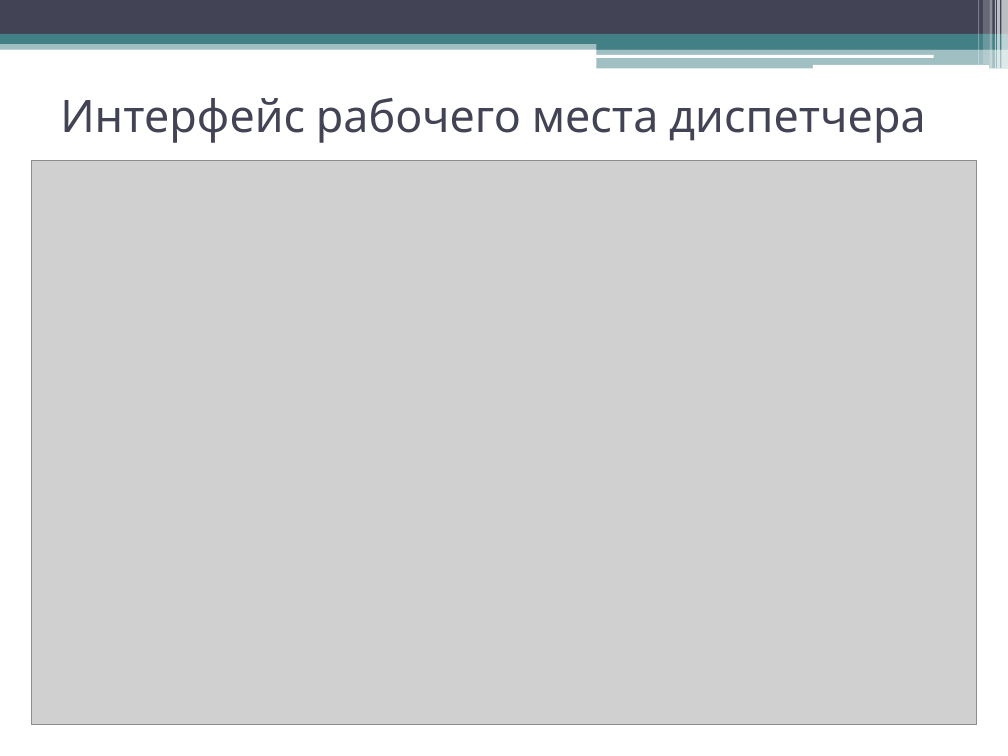
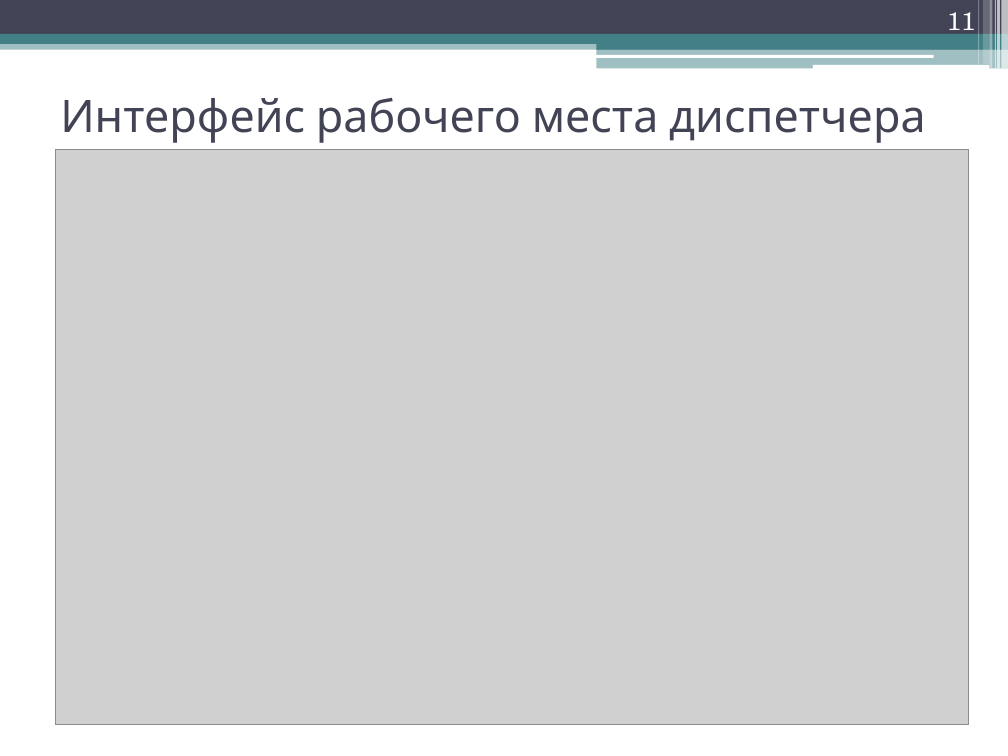
Before and after one commit to Filatoff73/Diplom, a slide deck: slide 11 of Диплом мой/Презентация/Presentation_Filatov_RK6-123.pptx. Drawn at 1008x756 pixels with LibreOffice and Linux fonts; fonts in the diff are those of the drawing; grey boxes stand for pictures. Boxes give left, top, right and bottom in pixels: in the first picture for what was removed or moved away, otherwise in the second. Text is boxed around its words. In the diff, an @@ line names an element or a change of style, - is before the commit and + after.

```diff
--- a/Диплом мой/Презентация/Presentation_Filatov_RK6-123.pptx
+++ b/Диплом мой/Презентация/Presentation_Filatov_RK6-123.pptx
@@ page number added at bbox=[947, 12, 975, 38], 18 pt, text #FFFFFF @@
+11
@@ picture: place and size @@
-picture at bbox=[31, 160, 977, 725]
+picture at bbox=[55, 149, 969, 724]
```
Also in this commit, not shown: 12 other slides changed, 1 slide added, 1 other file.
